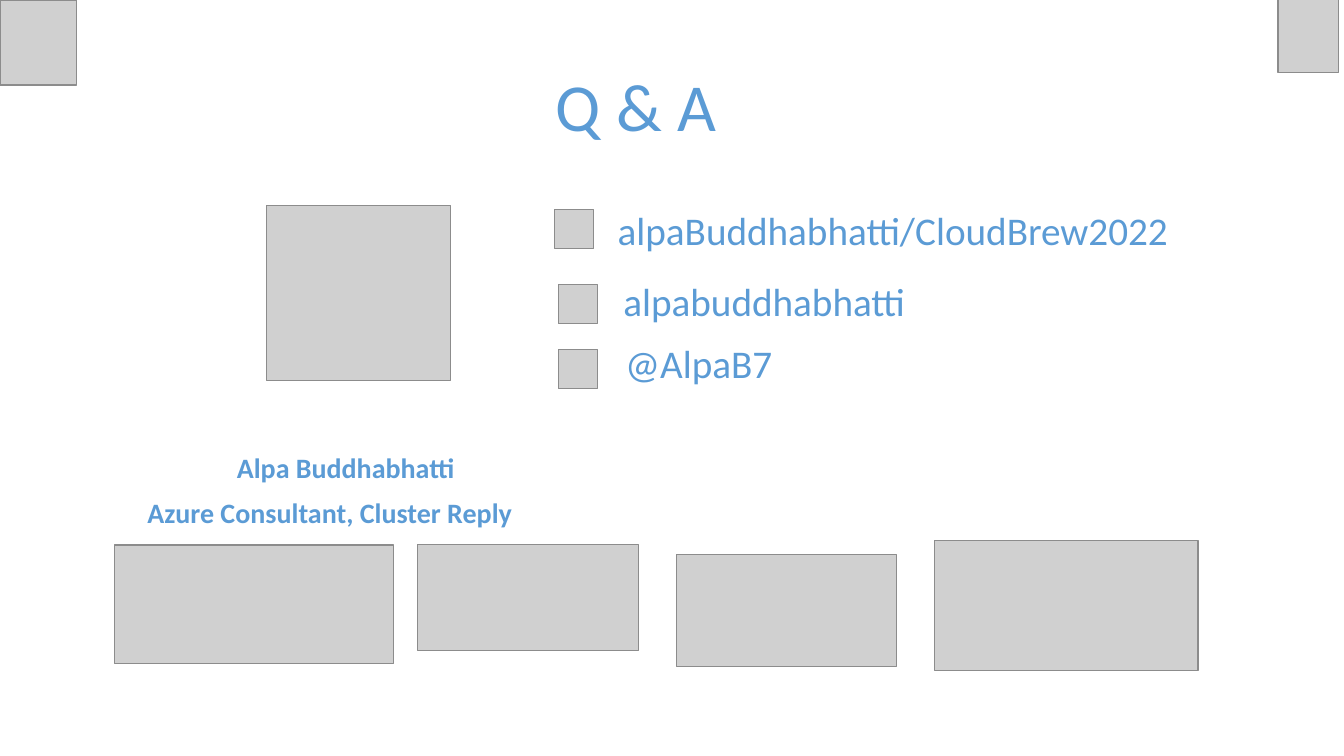
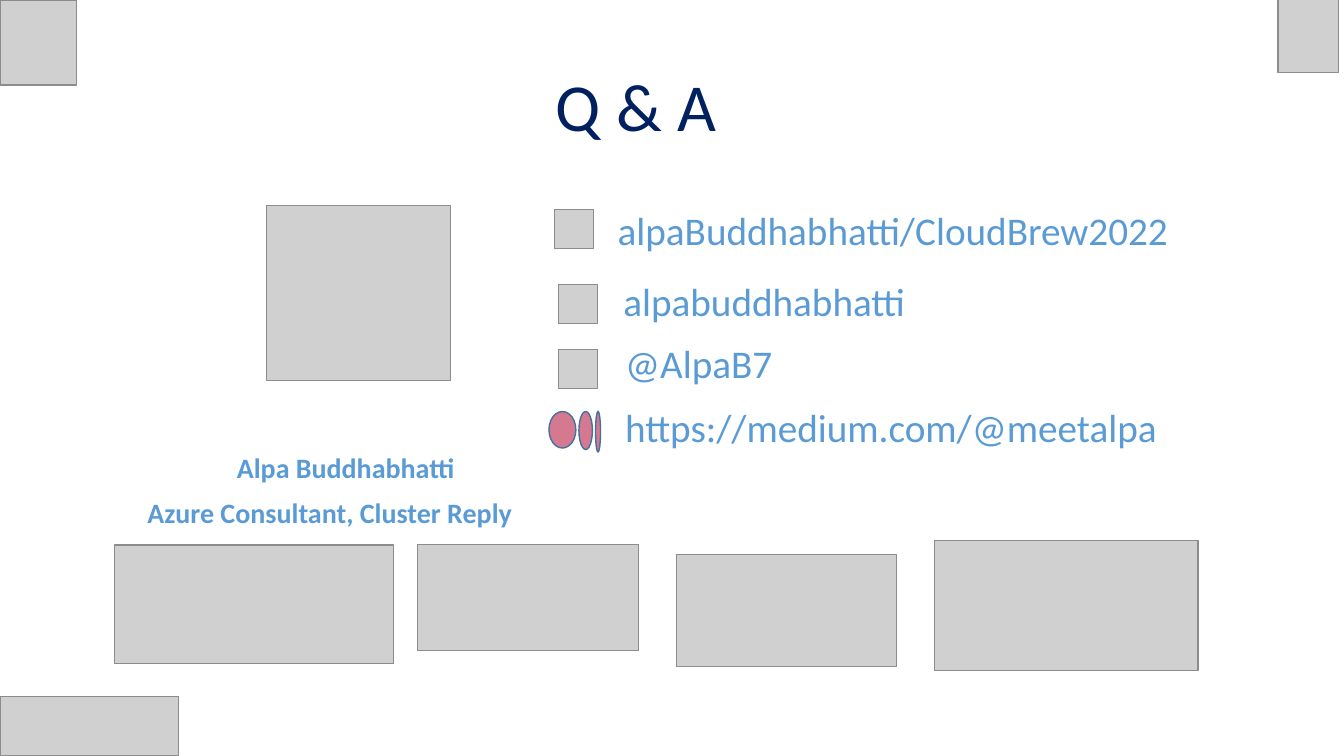
Before and after one commit to alpaBuddhabhatti/CloudBrew2022, a slide deck: slide 23 of Sentiment Analysis using Azure Data Factory and Azure Cognitive service_CloudBrew2022.pptx. Drawn at 1344x756 pixels with LibreOffice and Linux fonts; fonts in the diff are those of the drawing; grey boxes stand for pictures. Boxes give left, top, right and bottom in pixels: in the first picture for what was removed or moved away, otherwise in the second. Text is boxed around its words. In the diff, an @@ line names an element or a change of style, - is before the commit and + after.

```diff
--- a/Sentiment Analysis using Azure Data Factory and Azure Cognitive service_CloudBrew2022.pptx
+++ b/Sentiment Analysis using Azure Data Factory and Azure Cognitive service_CloudBrew2022.pptx
@@ text "Q & A" at [556,87,716,140]: text colour #5B9BD5 to #002060 @@
@@ ellipse added at [549,411,577,448], fill #D57991, outline #43739E 1 pt @@
@@ ellipse added at [579,411,592,450], fill #D57991, outline #43739E 1 pt @@
@@ ellipse added at [596,411,601,452], fill #D57991, outline #43739E 1 pt @@
@@ text added at [625,415,1156,449], 28 pt, text #5B9BD5 @@
+https://medium.com/@meetalpa
@@ picture added at [1,696,178,756] @@
```
Also in this commit, not shown: 22 other slides changed.
